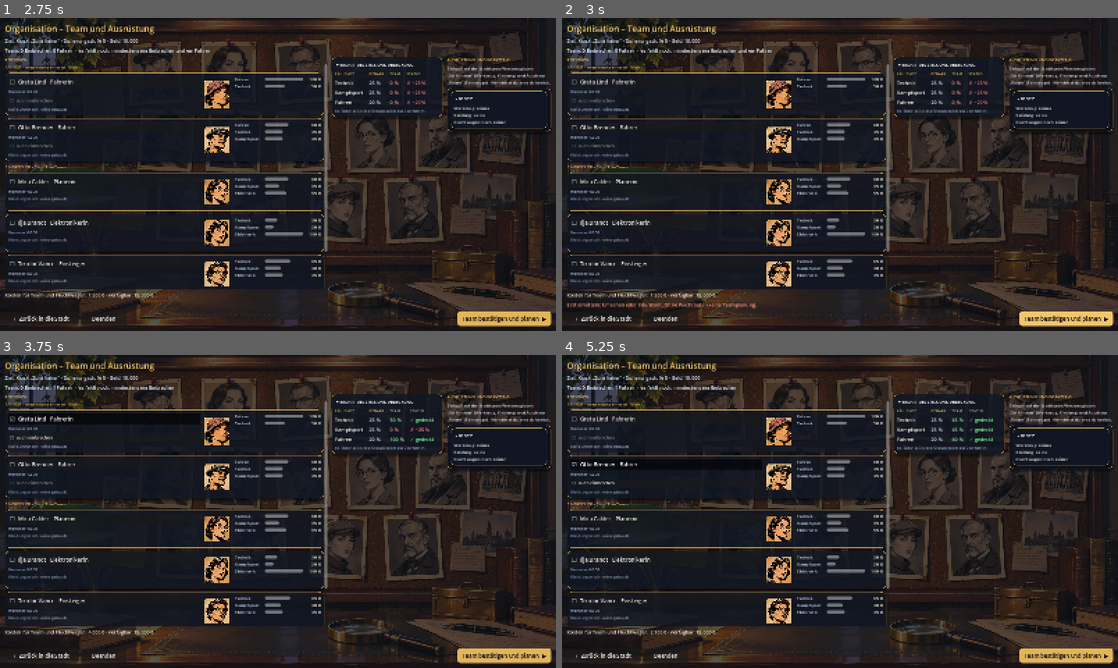
Above: before the commit, frames 1-4 (two rows, left to right).
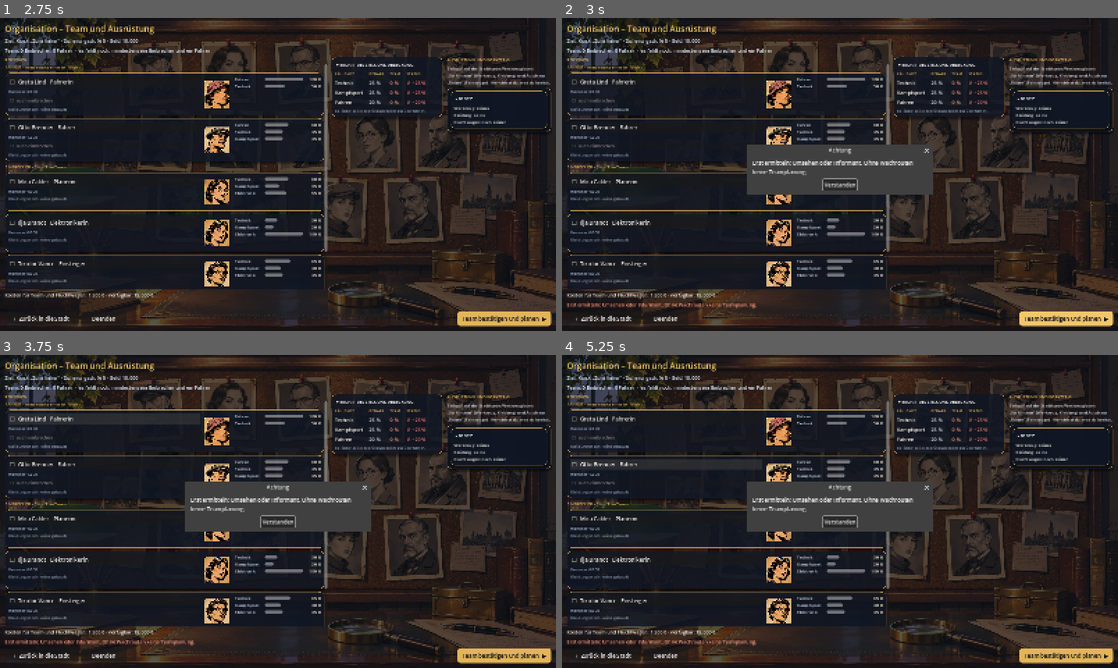
Above: after the commit, the same moments.

Repository: Martin1971-cloud/einbruch
Game: Godot game, scene res://scenes/main.tscn
Two runs of this game, one before a commit and one after it. Both use one fixed random seed, a clock stepped at 60 frames per second and the inputs below.
Inputs (mouse positions are in pixels of both pictures, inside the frame that each line leads up to):
- Up to frame 1 (2.75 s): click "Neues Spiel" at 0.5 s; click "Neues Spiel hier" at 1.25 s; click "Organisation" at 2 s
- Up to frame 2 (3 s): click "Team bestätigen und planen ▶" at 2.75 s
- Up to frame 3 (3.75 s): click "☐ Greta Lind Fahrerin" at 3.5 s
- Up to frame 4 (5.25 s): click (667, 417) at 4.25 s, where only the run before the commit has a clickable "☑ Greta Lind Fahrerin"; click "☐ Otto Brenner Fahrer" at 5 s

Frame 1 is identical in both runs. In frame 2, 4.5% of the frame differs, in the area x 33-67%, y 40-57%; in frame 3, 6.3%, in the area x 0-78%, y 9-93%; in frame 4, 6.2%.

Commit message:
Warnungen, die blockieren, als Hinweis zum Wegklicken zeigen
Team bestätigen (Kein Fahrzeug, Geld, Fahrer, Einbrecher, Ermittlung) und der
gesperrte Plan zeigen einen Achtung-Dialog. Die Textzeile bleibt zusätzlich.

Co-Authored-By: Claude Haiku 5.5 <noreply@anthropic.com>
Claude-Session: https://claude.ai/code/session_01LKpSSULuighKXwyzAG3jU1

Diff:
--- a/godot/scripts/screens/organisation.gd
+++ b/godot/scripts/screens/organisation.gd
@@ -428,24 +428,29 @@
 # ---------------------------------------------------------------- Einkauf
 
 
+## Blockierende Warnung: zeigt die Meldung unten und als Hinweis, den man wegklicken muss.
+func _warnen(schluessel: String) -> void:
+	_msg.text = Texte.t(schluessel)
+	UI.hinweis(self, Texte.t("hint.achtung"), Texte.t(schluessel))
+
 func _on_confirm() -> void:
 	var burglars := _selected_ids(false)
 	var drivers := _selected_ids(true)
 	# Original: Teamplanung nur mit Ermittlungsstand über etwa 50 % (organisa.c, tcCheckOrganisation)
 	if int(Game.intel.get(Game.target_id, 0)) < 1:
-		_msg.text = Texte.t("org.msg_ermitteln")
+		_warnen("org.msg_ermitteln")
 		return
 	if drivers.is_empty():
-		_msg.text = Texte.t("org.msg_fahrer")
+		_warnen("org.msg_fahrer")
 		return
 	if burglars.is_empty():
-		_msg.text = Texte.t("org.msg_einbrecher")
+		_warnen("org.msg_einbrecher")
 		return
 	if Game.car_id == "":
-		_msg.text = Texte.t("org.msg_kein_wagen")
+		_warnen("org.msg_kein_wagen")
 		return
 	if Game.money < _cost():
-		_msg.text = Texte.t("org.msg_geld")
+		_warnen("org.msg_geld")
 		return
 	Game.money -= _cost()
 	var best: String = drivers[0]
--- a/godot/scripts/screens/planner_aktion.gd
+++ b/godot/scripts/screens/planner_aktion.gd
@@ -487,6 +487,7 @@
 			_problems.append(Texte.t("plan.endet_nicht_letzte") % c.name.split(" ")[0])
 	if not _problems.is_empty():
 		_preview.text = Texte.t("plan.gesperrt_kopf") % [_problems.size(), _preview.text]
+		UI.hinweis(self, Texte.t("hint.achtung"), "\n".join(_problems))
 		return
 	main.go("execution", {"config": _config()})
 
--- a/godot/scripts/texte.gd
+++ b/godot/scripts/texte.gd
@@ -719,6 +719,7 @@
 		"plan.hilfe_3": "3. Gegenstand anklicken (Tür, Vitrine, Kasse, Wache, Alarmpanel): Menü mit Möglichkeiten.",
 		"plan.hilfe_4": "Beute: erst Vitrine öffnen oder aufbrechen, dann Beute nehmen.",
 		"hint.verstanden": "Verstanden",
+		"hint.achtung": "Achtung",
 		"plan.endet_nicht": "%s endet nicht am Fluchtwagen.",
 		"plan.beute_zeile": "Beute: %s",
 		"plan.auszahlung_zeile": "Auszahlung: %s € · Fahndung +%d %%",
@@ -1502,6 +1503,7 @@
 		"plan.hilfe_3": "3. Click an object (door, display case, till, guard, alarm panel): menu with options.",
 		"plan.hilfe_4": "Loot: first open the display case or break it open, then take the loot.",
 		"hint.verstanden": "Got it",
+		"hint.achtung": "Attention",
 		"plan.endet_nicht": "%s does not end at the getaway car.",
 		"plan.beute_zeile": "Loot: %s",
 		"plan.auszahlung_zeile": "Payout: %s € · Manhunt +%d %%",
--- a/godot/scripts/ui/ui.gd
+++ b/godot/scripts/ui/ui.gd
@@ -182,3 +182,15 @@
 		cb.call(items[i][1], on)
 		refresh.call())
 	return mb
+
+## Warnung, die man wegklicken muss: wenn etwas die nächste Aktion blockiert.
+static func hinweis(host: Node, titel: String, text: String) -> void:
+	var dlg := AcceptDialog.new()
+	dlg.title = titel
+	dlg.dialog_text = text
+	dlg.ok_button_text = Texte.t("hint.verstanden")
+	dlg.dialog_autowrap = true
+	host.add_child(dlg)
+	dlg.confirmed.connect(dlg.queue_free)
+	dlg.canceled.connect(dlg.queue_free)
+	dlg.popup_centered(Vector2i(520, 0))
